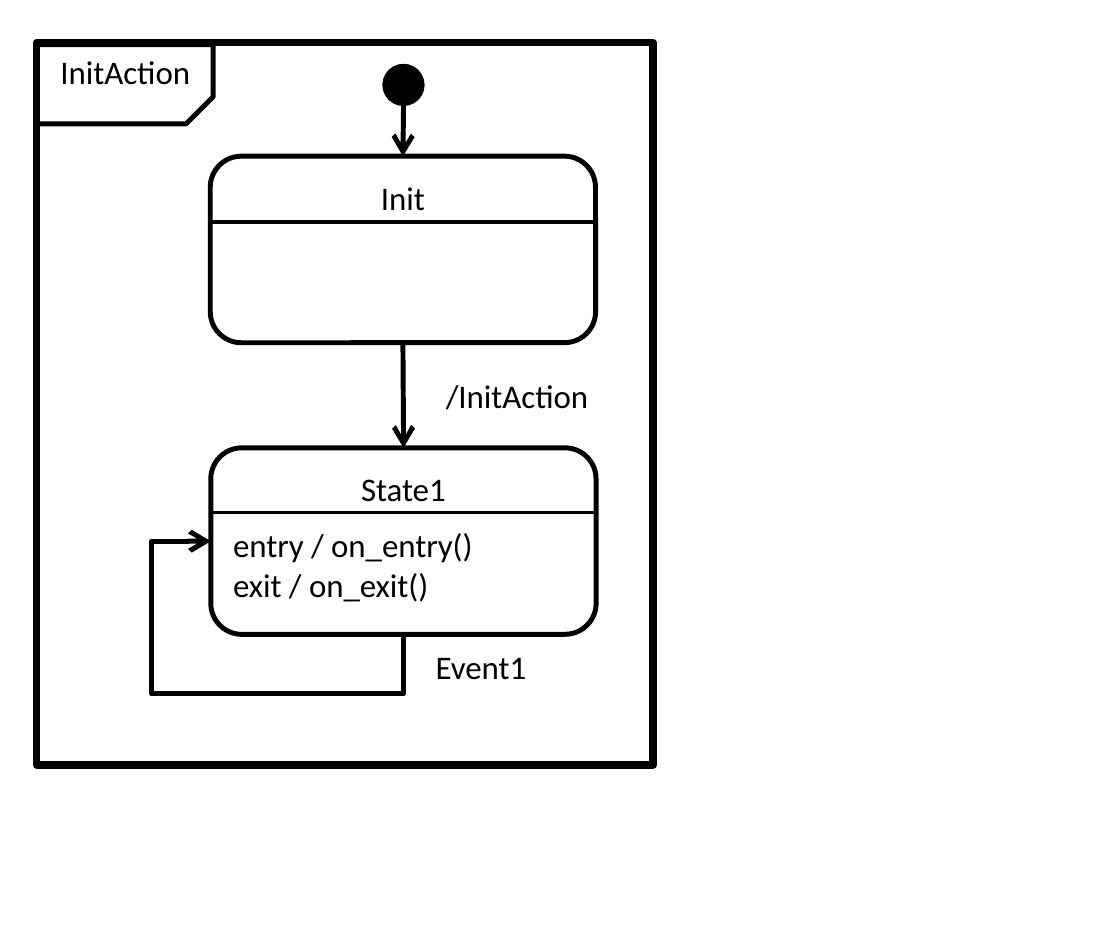
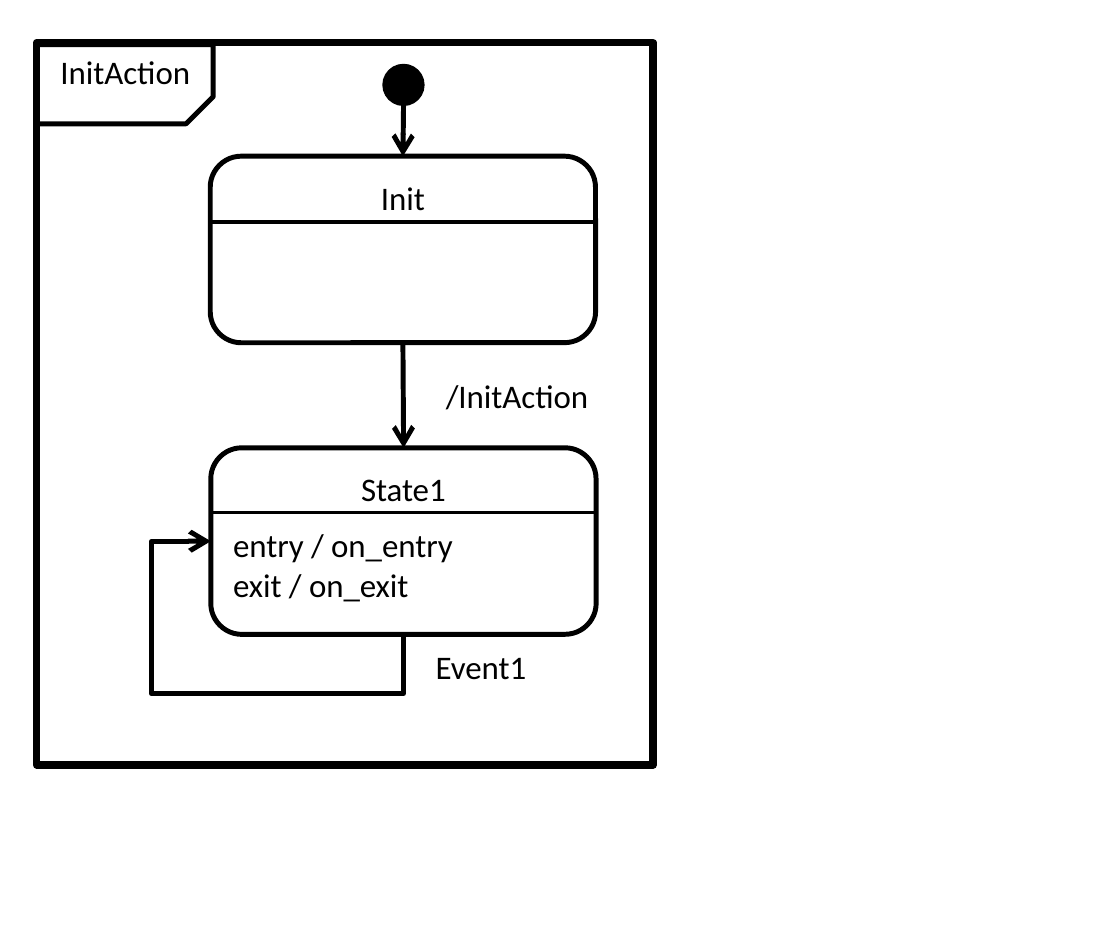
Before and after one commit to redboltz/cpp_sample, a slide deck: slide 3 of boost_training/msm/fig.pptx. Drawn at 1120x933 pixels with LibreOffice and Linux fonts; fonts in the diff are those of the drawing. Boxes give left, top, right and bottom in pixels: in the first picture for what was removed or moved away, otherwise in the second. Text is boxed around its words. In the diff, an @@ line names an element or a change of style, - is before the commit and + after.

```diff
--- a/boost_training/msm/fig.pptx
+++ b/boost_training/msm/fig.pptx
@@ text at [233,536,453,602]: text changed @@
-entry / on_entry()
-exit / on_exit()
+entry / on_entry
+exit / on_exit
```
Also in this commit, not shown: 2 other slides changed, 1 slide added, 4 other files.
